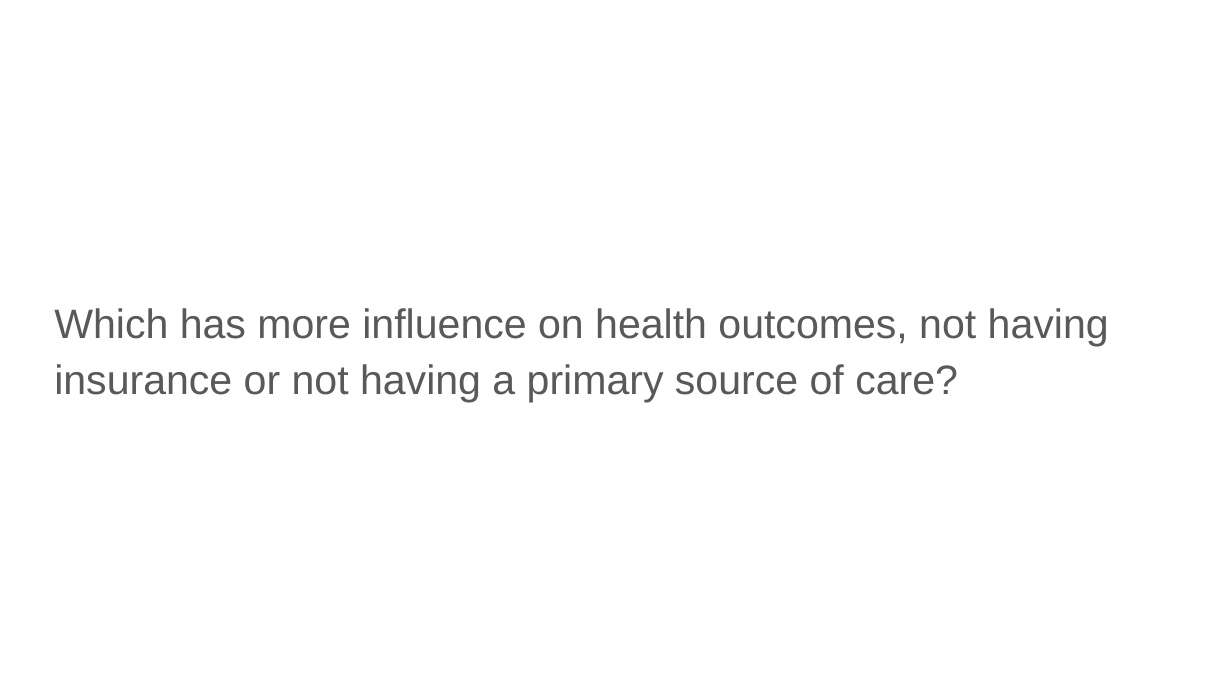
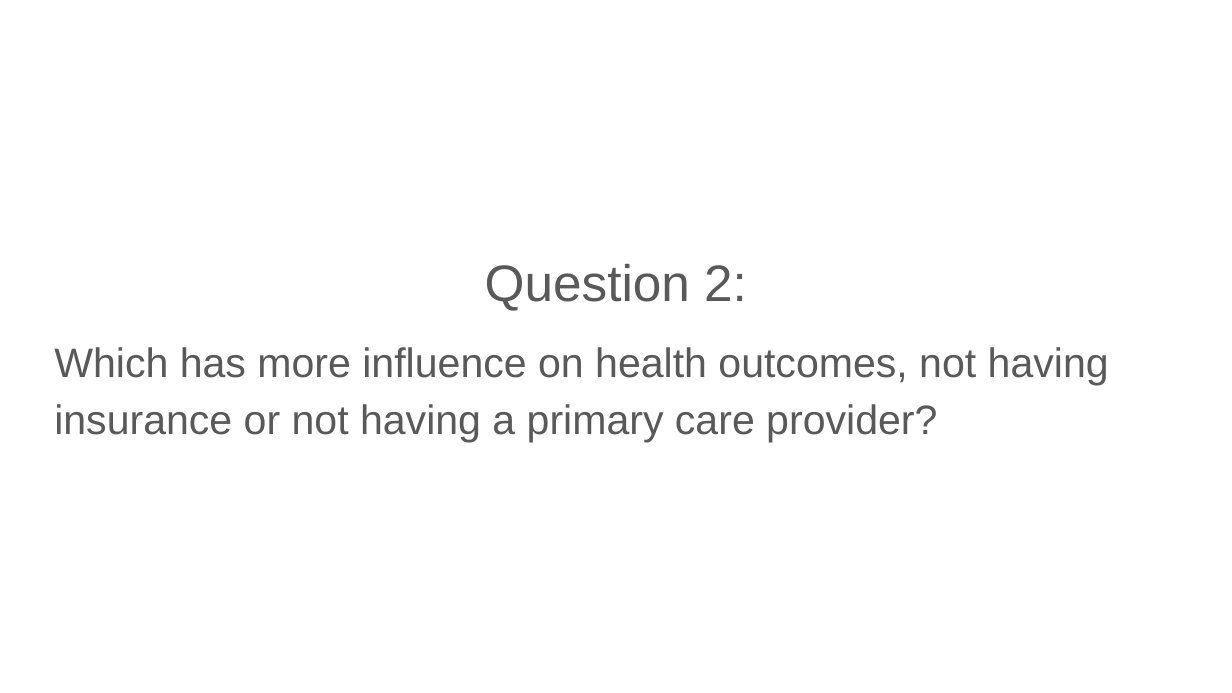
Before and after one commit to redpandata19/Project_1_Team_5, a slide deck: slide 13 of Project 1 Group 5 slides.pptx (slide 14 before the commit). Drawn at 1232x693 pixels with LibreOffice and Linux fonts; fonts in the diff are those of the drawing. Boxes give left, top, right and bottom in pixels: in the first picture for what was removed or moved away, otherwise in the second. Text is boxed around its words. In the diff, an @@ line names an element or a change of style, - is before the commit and + after.

```diff
--- a/Project 1 Group 5 slides.pptx
+++ b/Project 1 Group 5 slides.pptx
@@ title at box(54, 264, 1109, 442): text changed @@
-Which has more influence on health outcomes, not having insurance or not having a primary source of care?
+Question 2:
+Which has more influence on health outcomes, not having insurance or not having a primary care provider?
```
Also in this commit, not shown: 8 other slides changed, 7 slides added, 9 slides removed.
